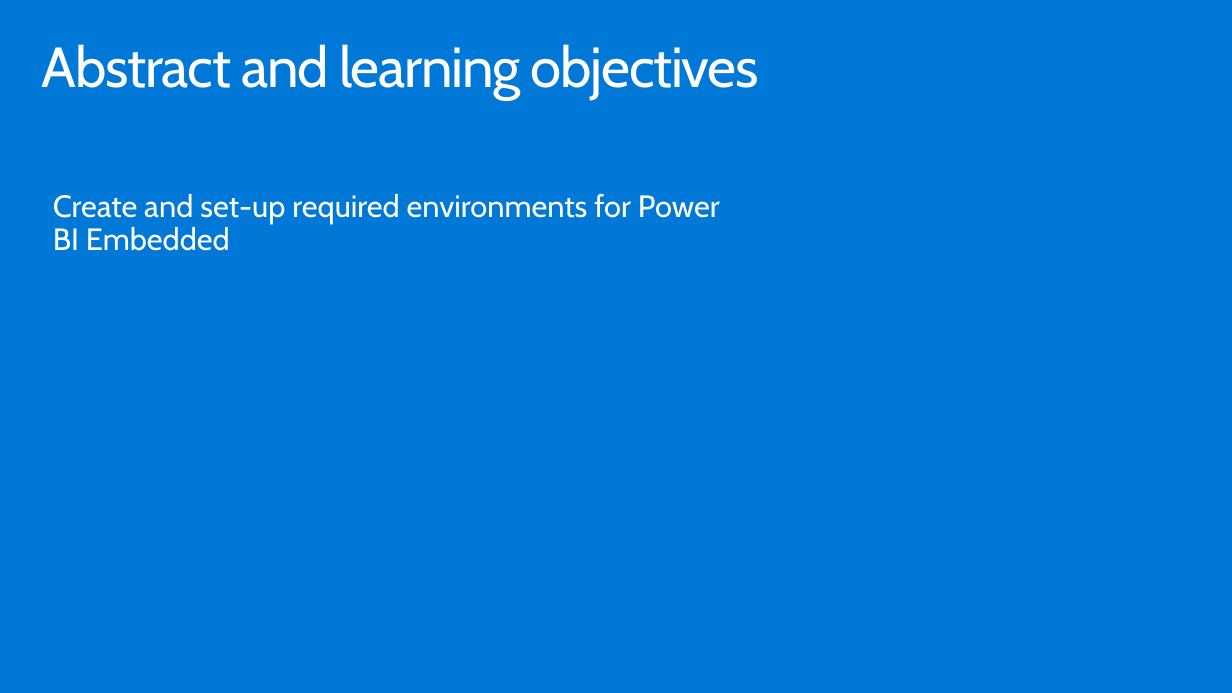
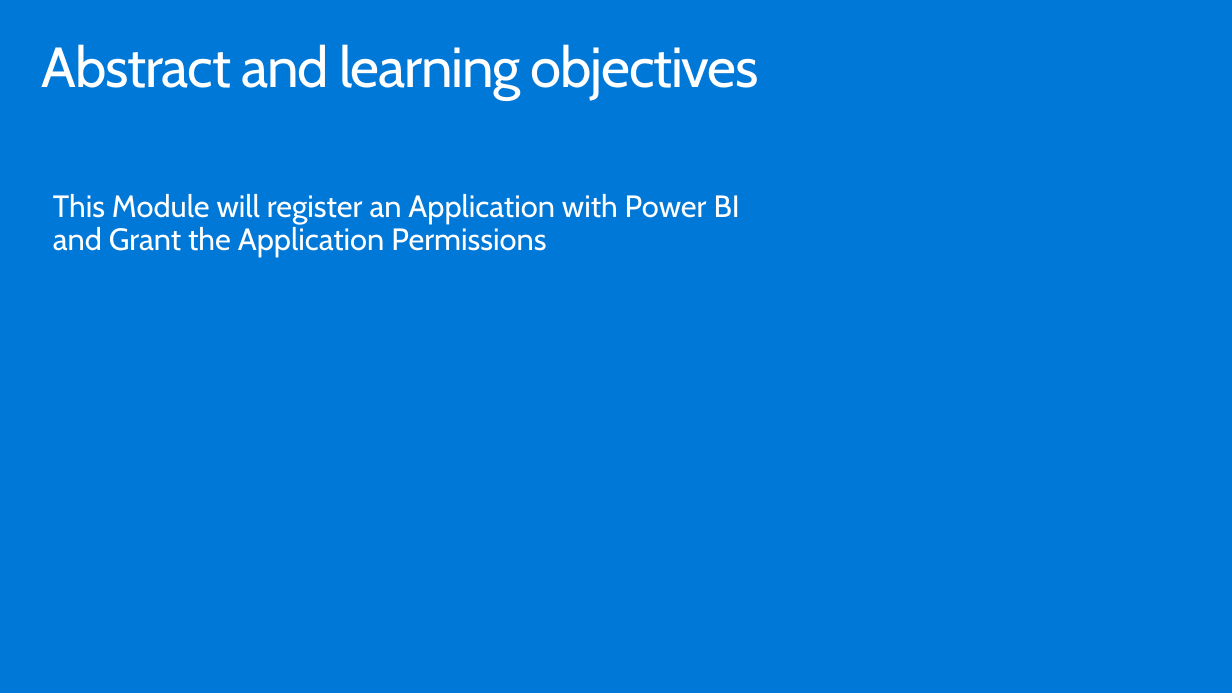
Before and after one commit to hnc198/AzurePowerBI, a slide deck: slide 3 of 4. Hands-on Modules/Embedding/3. Getting Started Module.pptx. Drawn at 1232x693 pixels with LibreOffice and Linux fonts; fonts in the diff are those of the drawing. Boxes give left, top, right and bottom in pixels: in the first picture for what was removed or moved away, otherwise in the second. Text is boxed around its words. In the diff, an @@ line names an element or a change of style, - is before the commit and + after.

Commit message:
Module Updates

```diff
--- a/4. Hands-on Modules/Embedding/3. Getting Started Module.pptx
+++ b/4. Hands-on Modules/Embedding/3. Getting Started Module.pptx
@@ text at [53, 194, 740, 257]: text changed @@
-Create and set-up required environments for Power BI Embedded
+This Module will register an Application with Power BI and Grant the Application Permissions
```
Also in this commit, not shown: 2 other slides changed, 7 slides added, 4 slides removed, 4 other files.
